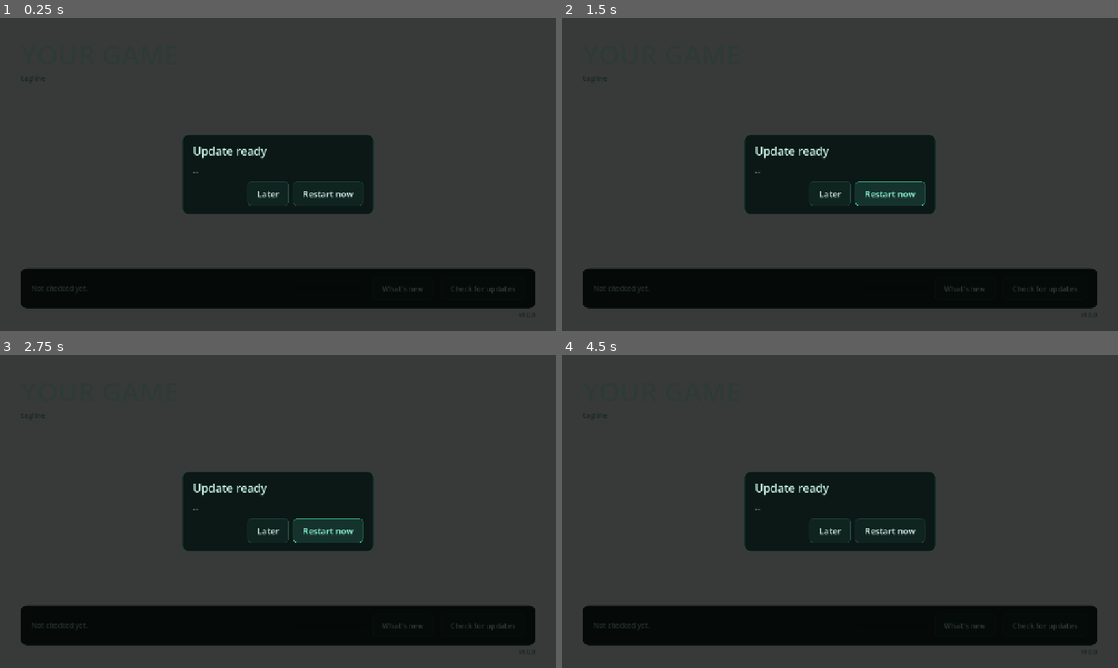
Above: before the commit, frames 1-4 (two rows, left to right).
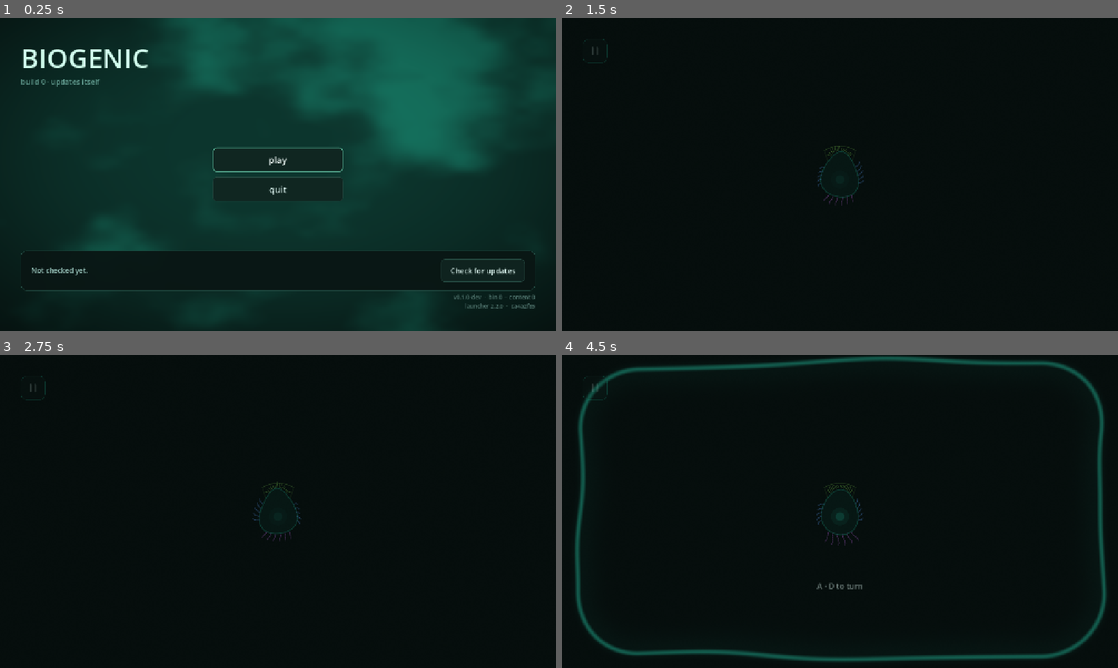
Above: after the commit, the same moments.

Repository: sinikebe/biogenic
Game: Godot game, scene res://addons/launcher/launcher.tscn
Two runs of this game, one before a commit and one after it. Both use one fixed random seed, a clock stepped at 60 frames per second and the inputs below.
Inputs (mouse positions are in pixels of both pictures, inside the frame that each line leads up to):
- Up to frame 1 (0.25 s): no input
- Up to frame 2 (1.5 s): click (840, 158) at 0.5 s, where only the run after the commit has a clickable "play"; click (890, 193) at 1.25 s, where only the run before the commit has a clickable "Restart now"
- Up to frame 3 (2.75 s): click (328, 530) at 2 s, where only the run before the commit has a clickable "Restart now"
- Up to frame 4 (4.5 s): click (890, 530) at 2.75 s, where only the run before the commit has a clickable "Restart now"; click (962, 624) at 3.5 s, where only the run before the commit has a clickable "What's new"; click (962, 624) at 4.25 s, where only the run before the commit has a clickable "What's new"

The runs differ from the first frame. In frame 1, 89% of the frame differs, in the area x 0-100%, y 0-100%; in frame 2, 81%; in frame 3, 81%; in frame 4, 81%.
Error before the commit: Parse Error: Cannot find member "RELEASE_BRANCH" in base "res://build_version.gd". (res://addons/launcher/build_info.gd:63)

Commit message:
chore: take the launcher that follows a branch, and publish dev as the dev app
The template now lets a build follow a branch's rolling prerelease
(template#54), and verifies the engine before exporting with it
(template#55). Workflows, build_version.gd and version.json are not
synced, so this is our half of the sync:

- release.yml also runs on pushes to dev. RELEASE_BRANCH is empty on main
  and names the branch elsewhere, so a push to dev publishes the dev app to
  the prerelease branch-dev -- its own package id, name and user://, which
  /releases/latest/ never returns -- while main still publishes the
  release every player gets. It compares against the literal "main"
  rather than the template's default branch, so no repository setting can
  send dev to players. Concurrency is per ref, so dev never queues behind a
  release.
- build_version.gd gains RELEASE_BRANCH. build_info.gd now reads it, and the
  committed copy is what the editor and every local run use: without it the
  launcher's first autoload fails to parse ("Cannot find member
  RELEASE_BRANCH"), and nothing in CI sees that, because CI stamps the file
  before it boots anything.
- binary_version 3 -> 4: build_info.gd moved, and it is the binary's copy
  on every installed game. An installed app now takes the new binary
  before it could mount content whose update service reads
  BuildInfo.release_branch.
- The engine cache key gains -verified-v1 in all three workflows, as the
  template's did: an entry saved before install_godot.sh verified anything
  has no manifest and would be re-downloaded on every run.

Co-Authored-By: Claude Opus 5.5 <noreply@anthropic.com>
Claude-Session: https://claude.ai/code/session_012X3tRQdfBdPzgw5rX73Ymi

Diff:
--- a/build_version.gd
+++ b/build_version.gd
@@ -28,6 +28,10 @@
 ## True when this build came out of CI rather than a local export/editor run.
 const IS_CI_BUILD: bool = false
 
+## Branch whose rolling prerelease this build follows, or "" when it follows
+## /releases/latest/ like every normal release.
+const RELEASE_BRANCH: String = ""
+
 ## What landed in this build, newest first. Baked in so the app can show its own
 ## patch notes with no network access.
 const CHANGES := []
--- a/version.json
+++ b/version.json
@@ -2,5 +2,5 @@
   "_comment": "Bump binary_version whenever a change requires a NEW APK/EXE rather than a content-only update: Godot en …(305 unchanged characters)…
   "game_name": "Biogenic",
   "version_name": "0.2.0",
-  "binary_version": 3
+  "binary_version": 4
 }
Not shown, changed: .github/workflows/ci.yml
Not shown, changed: .github/workflows/release.yml
Not shown, changed: .github/workflows/sync-launcher.yml
